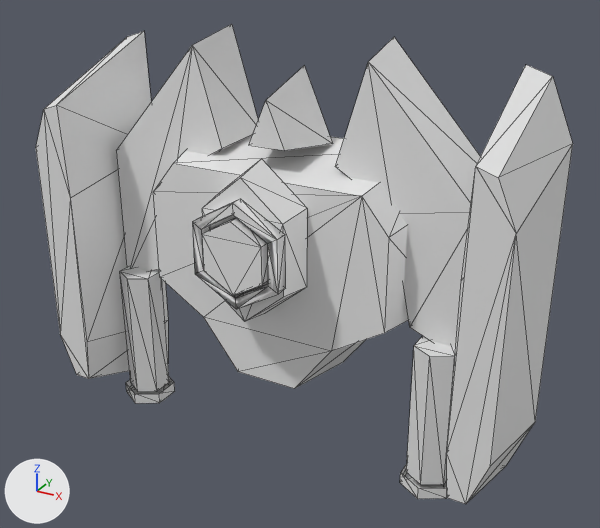
Renders of the OBJ model ArtSource/PSXv2/PSXv2_Player.obj from each side of a commit.
Camera for both pictures: a camera (50 mm lens) standing at (0.849, -1.603, 0.814) and looking at (0.048, -0.146, 0.085). Arrows for +X, +Y and +Z are at lower left; the lights stay in place. The first picture is the older version. Mesh edges are drawn as thin lines. Where no turn or scale is listed for an object, it has been applied to the vertices.

The first picture shows 'PSXv2_Player', 'PSXv2_Player_HitboxCore', 'PSXv2_Player_HitboxRing'.
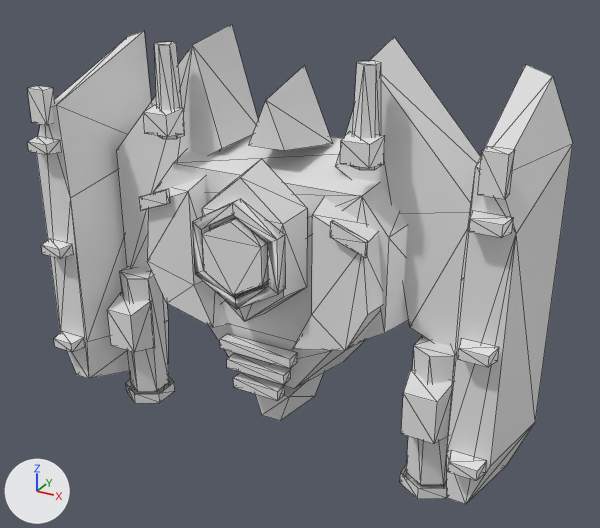
Patch to the scene script:
```diff
--- a/ArtSource/PSXv2/PSXv2_Player.obj.py
+++ b/ArtSource/PSXv2/PSXv2_Player.obj.py
@@ me_psxv2_player @@
 # used by ob_psxv2_player; location = (0.0, 0.0, 0.0)
-me_psxv2_player.from_pydata(...)  # 142 vertices, 199 faces; spans x -0.56..0.56, y -0.3..0.0, z -0.382..0.562
+me_psxv2_player.from_pydata(...)  # 334 vertices, 451 faces; spans x -0.56..0.56, y -0.335..0.0, z -0.382..0.562
+# me_psxv2_player part 1: a new loose piece, a 6-sided cut cone along z (radius 0.029 at the low end, 0.022 at the high end) spanning x -0.253..-0.202, y -0.244..-0.186, z 0.352..0.545, in mat_psxv2_steel (white #e7e7e7)
+# me_psxv2_player part 2: a new loose piece, a 6-sided cut cone along z (radius 0.029 at the low end, 0.022 at the high end) spanning x 0.202..0.253, y -0.244..-0.186, z 0.352..0.545, in mat_psxv2_steel (white #e7e7e7)
+# me_psxv2_player part 3
+# 115 vertices are added at x -0.535..0.529, y -0.335..-0.05, z -0.312..0.443
+# 20 new vertices lie (0.0, 0.03, 0.0) away from vertices in x -0.523..0.523, y -0.32..-0.265, z -0.194..0.443
+# 13 new vertices lie (0.07, 0.0, 0.0) away from vertices in x -0.535..0.465, y -0.3..-0.05, z -0.312..0.331
+# 6 new vertices lie (0.0, 0.0, 0.021) away from vertices in x -0.529..-0.472, y -0.335, z -0.183..0.307
+# 6 new vertices lie (0.0, 0.0, 0.021) away from vertices in x 0.472..0.529, y -0.335, z -0.183..0.307
+# 8 new vertices lie (0.0, 0.01, 0.0) away from vertices in x -0.266..0.266, y -0.29, z 0.199..0.258
+# 212 new faces join them
 me_psxv2_player.materials.append(mat_psxv2_steel)
```

Where the change shows, as pixel boxes [x1, y1, x2, y2] in the pictures (600 x 528 px):
'PSXv2_Player', reshaped
    before: [36, 24, 573, 504]
    after: [27, 24, 573, 504]
part 1 of me_psxv2_player, added
    after: [154, 42, 185, 139]
part 2 of me_psxv2_player, added
    after: [350, 61, 381, 170]
part 3 of me_psxv2_player, added
    after: [27, 86, 515, 481]
